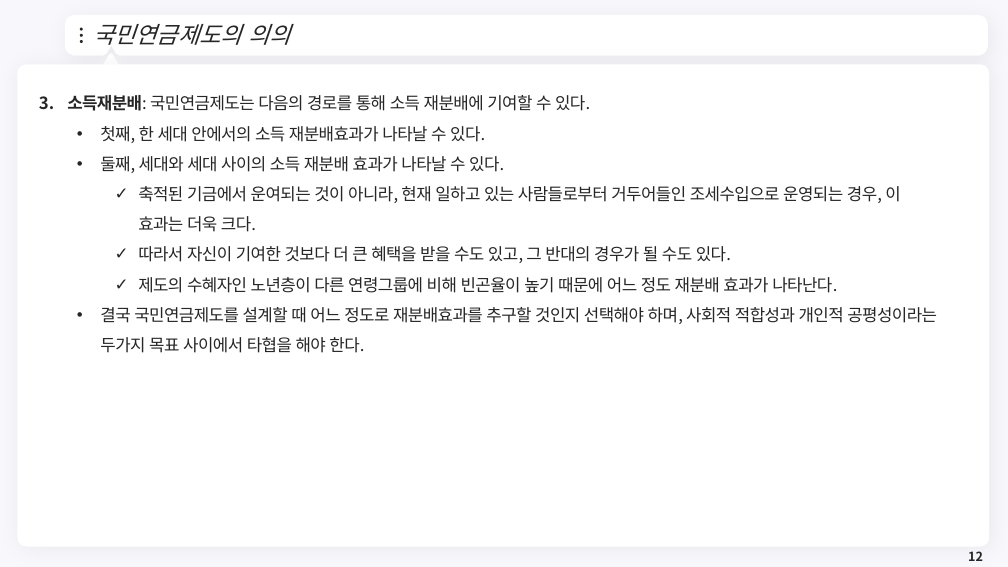
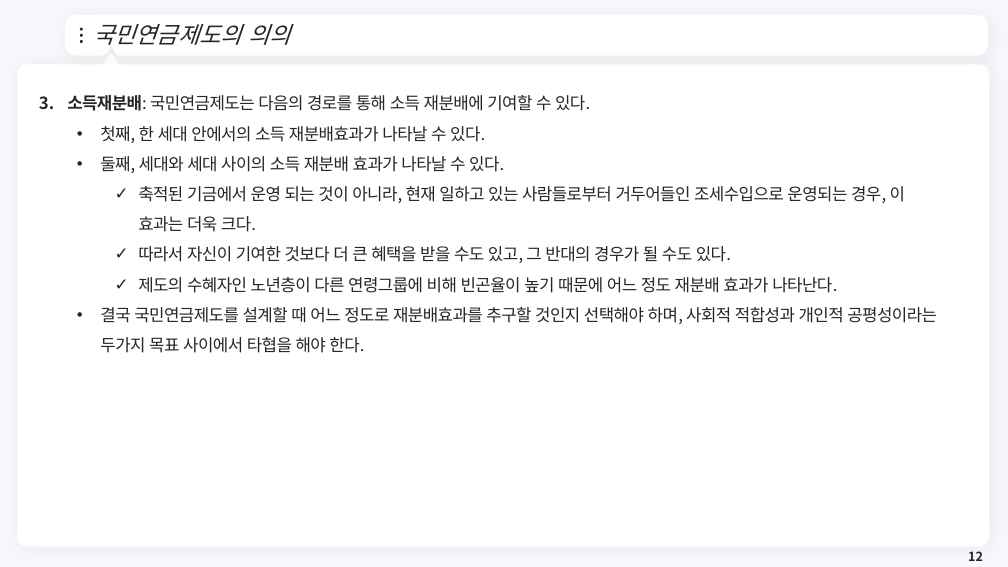
Before and after one commit to meandthey/Teaching, a slide deck: slide 12 of 재정학/01_Lectures/재정학_Chapter_10.pptx. Drawn at 1008x567 pixels with LibreOffice and Linux fonts; fonts in the diff are those of the drawing; background and template pictures are left out. Boxes give left, top, right and bottom in pixels: in the first picture for what was removed or moved away, otherwise in the second. Text is boxed around its words. In the diff, an @@ line names an element or a change of style, - is before the commit and + after.

```diff
--- a/재정학/01_Lectures/재정학_Chapter_10.pptx
+++ b/재정학/01_Lectures/재정학_Chapter_10.pptx
@@ text at [138,186,905,232]: text changed @@
-    ✓ 축적된 기금에서 운여되는 것이 아니라, 현재 일하고 있는 사람들로부터 거두어들인 조세수입으로 운영되는 경우, 이 효과는 더욱 크다.
+    ✓ 축적된 기금에서 운영 되는 것이 아니라, 현재 일하고 있는 사람들로부터 거두어들인 조세수입으로 운영되는 경우, 이 효과는 더욱 크다.
```
Also in this commit, not shown: 3 other slides changed, 2 other files.
